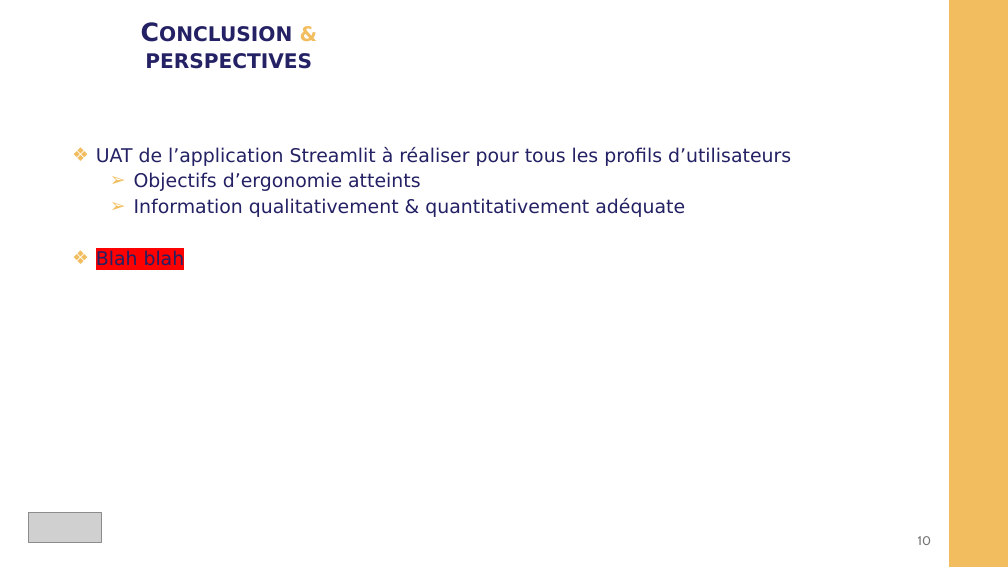
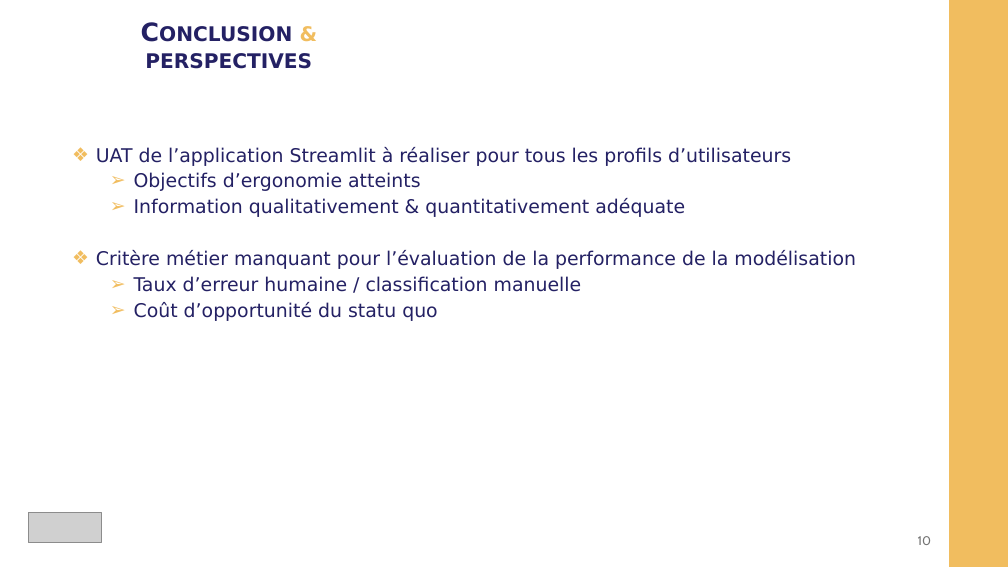
Before and after one commit to CelineBoutinon/WCAG-accessible-dashboard, a slide deck: slide 10 of SOUTENANCE/Boutinon_Celine_4_presentation_062025_v2.pptx. Drawn at 1008x567 pixels with LibreOffice and Linux fonts; fonts in the diff are those of the drawing; grey boxes stand for pictures. Boxes give left, top, right and bottom in pixels: in the first picture for what was removed or moved away, otherwise in the second. Text is boxed around its words. In the diff, an @@ line names an element or a change of style, - is before the commit and + after.

```diff
--- a/SOUTENANCE/Boutinon_Celine_4_presentation_062025_v2.pptx
+++ b/SOUTENANCE/Boutinon_Celine_4_presentation_062025_v2.pptx
@@ text at bbox=[96, 250, 856, 321]: text changed @@
-❖ Blah blah
+❖ Critère métier manquant pour l’évaluation de la performance de la modélisation
+  ➢ Taux d’erreur humaine / classification manuelle
+  ➢ Coût d’opportunité du statu quo
```
Also in this commit, not shown: 2 other slides changed, 6 other files.
